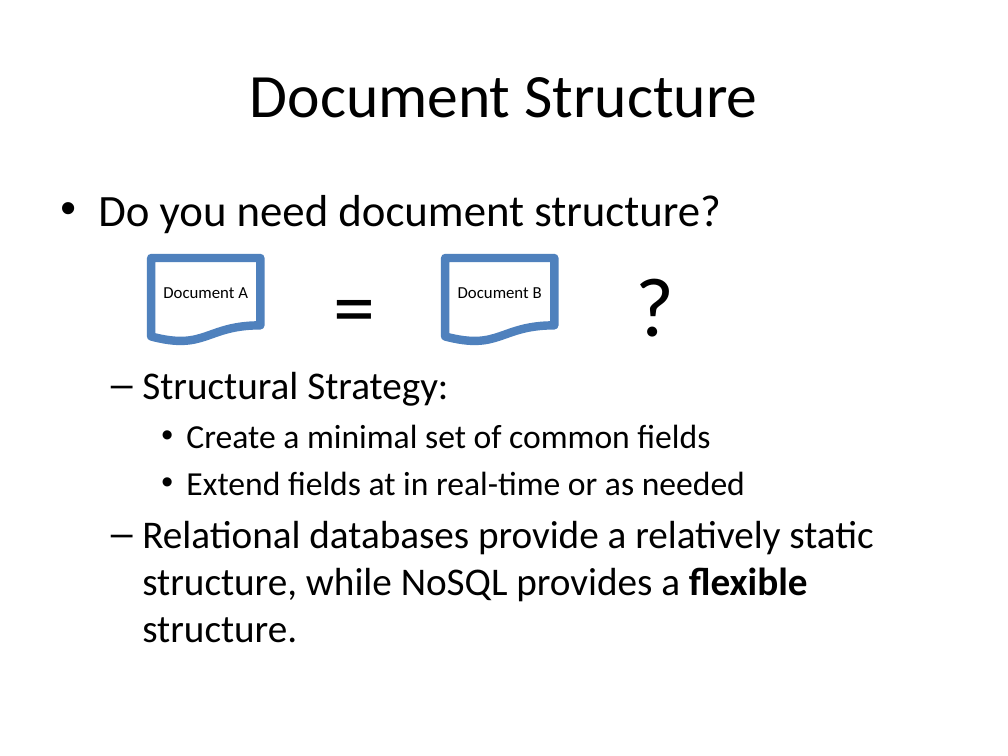
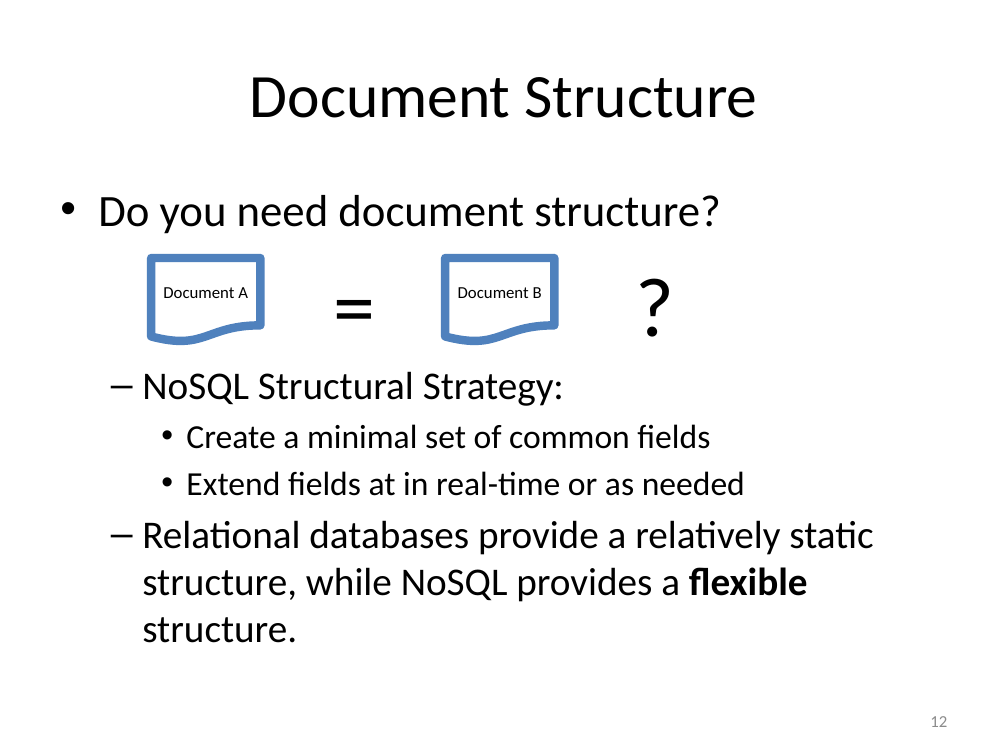
Before and after one commit to UUDeCART/NoSQL, a slide deck: slide 12 of NoSQL.pptx. Drawn at 1008x756 pixels with LibreOffice and Linux fonts; fonts in the diff are those of the drawing. Boxes give left, top, right and bottom in pixels: in the first picture for what was removed or moved away, otherwise in the second. Text is boxed around its words. In the diff, an @@ line names an element or a change of style, - is before the commit and + after.

```diff
--- a/NoSQL.pptx
+++ b/NoSQL.pptx
@@ text at (142, 371, 564, 406): text changed @@
-  – Structural Strategy:
+  – NoSQL Structural Strategy:
@@ page number added at (930, 716, 947, 727), 12 pt, text #8C8C8C @@
+12
```
Also in this commit, not shown: 27 other slides changed.
